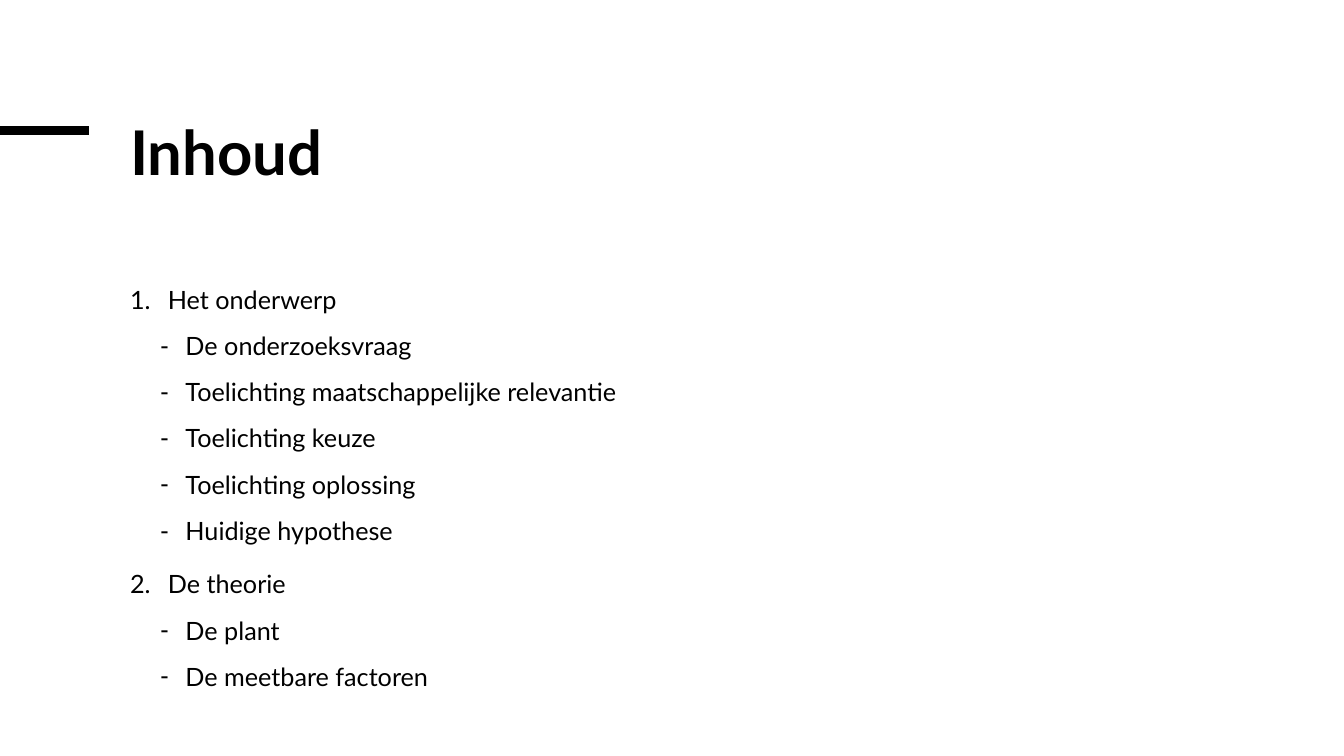
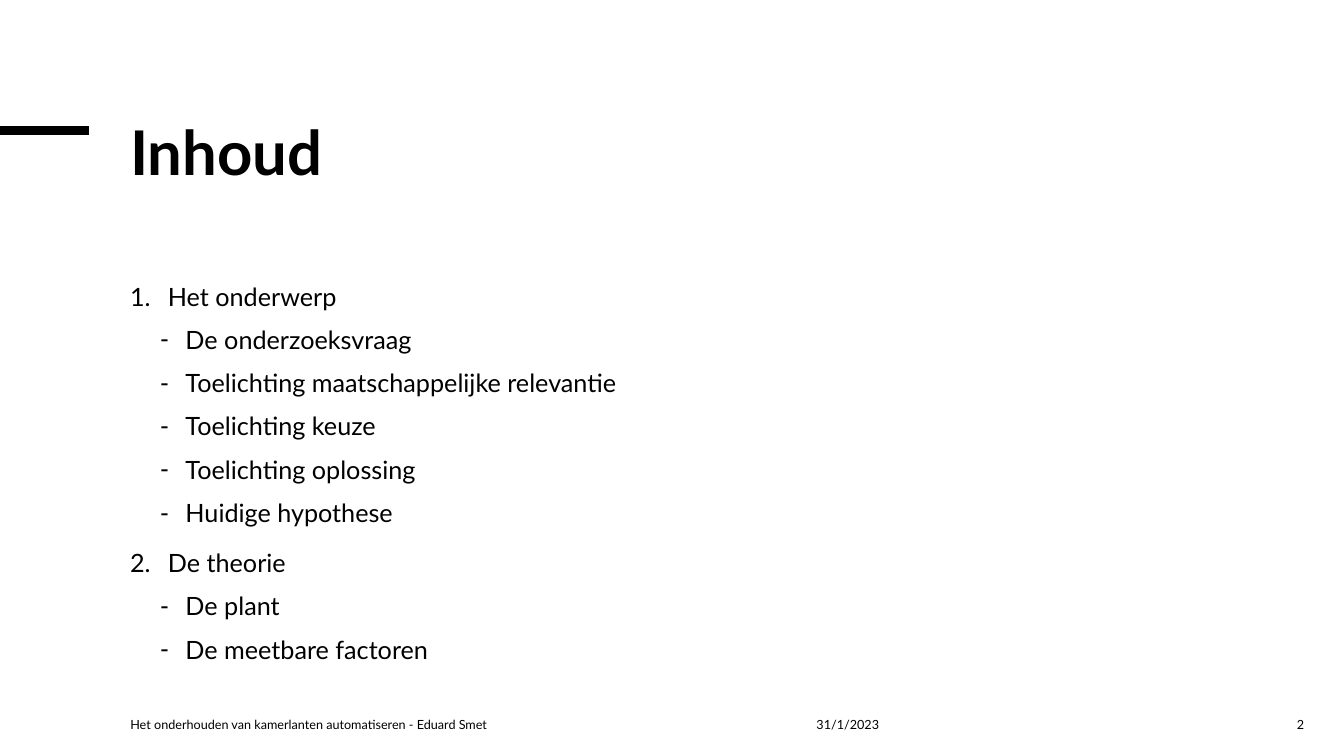
Before and after one commit to Celarye/syfinalproject, a slide deck: slide 2 of Het onderhouden van kamerplanten automatiseren.pptx. Drawn at 1344x756 pixels with LibreOffice and Linux fonts; fonts in the diff are those of the drawing. Boxes give left, top, right and bottom in pixels: in the first picture for what was removed or moved away, otherwise in the second. Text is boxed around its words. In the diff, an @@ line names an element or a change of style, - is before the commit and + after.

Commit message:
Made some changes.

```diff
--- a/Het onderhouden van kamerplanten automatiseren.pptx
+++ b/Het onderhouden van kamerplanten automatiseren.pptx
@@ text "Het onderwerp" at [168, 287, 616, 660]: line spacing 1.3 to 1.2 @@
@@ text added at [130, 719, 487, 729], 9 pt, text #000000 @@
+Het onderhouden van kamerlanten automatiseren - Eduard Smet
@@ text added at [816, 720, 879, 730], 9 pt, text #000000 @@
+31/1/2023
@@ page number added at [1297, 720, 1304, 729], 9 pt, text #000000 @@
+2
```
Also in this commit, not shown: 3 other slides changed.
